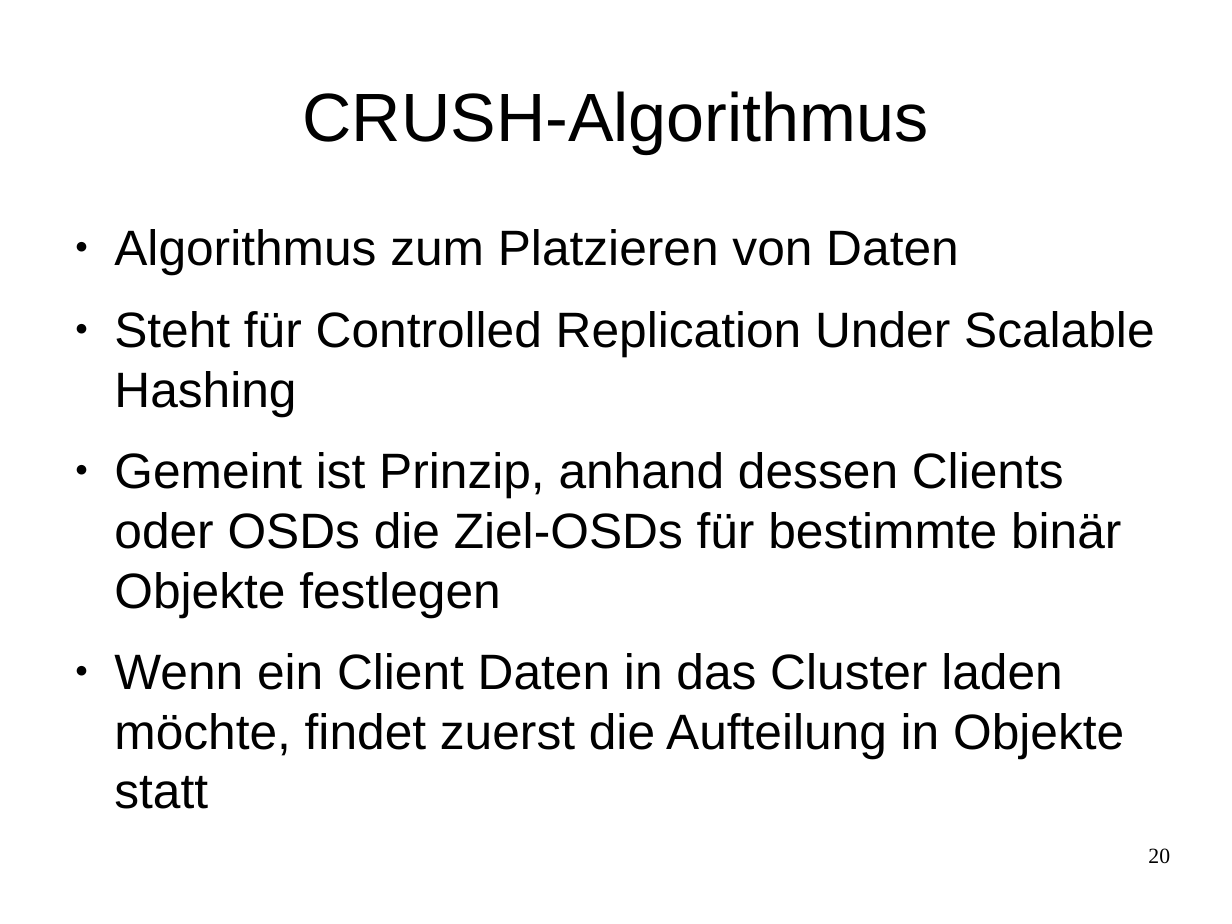
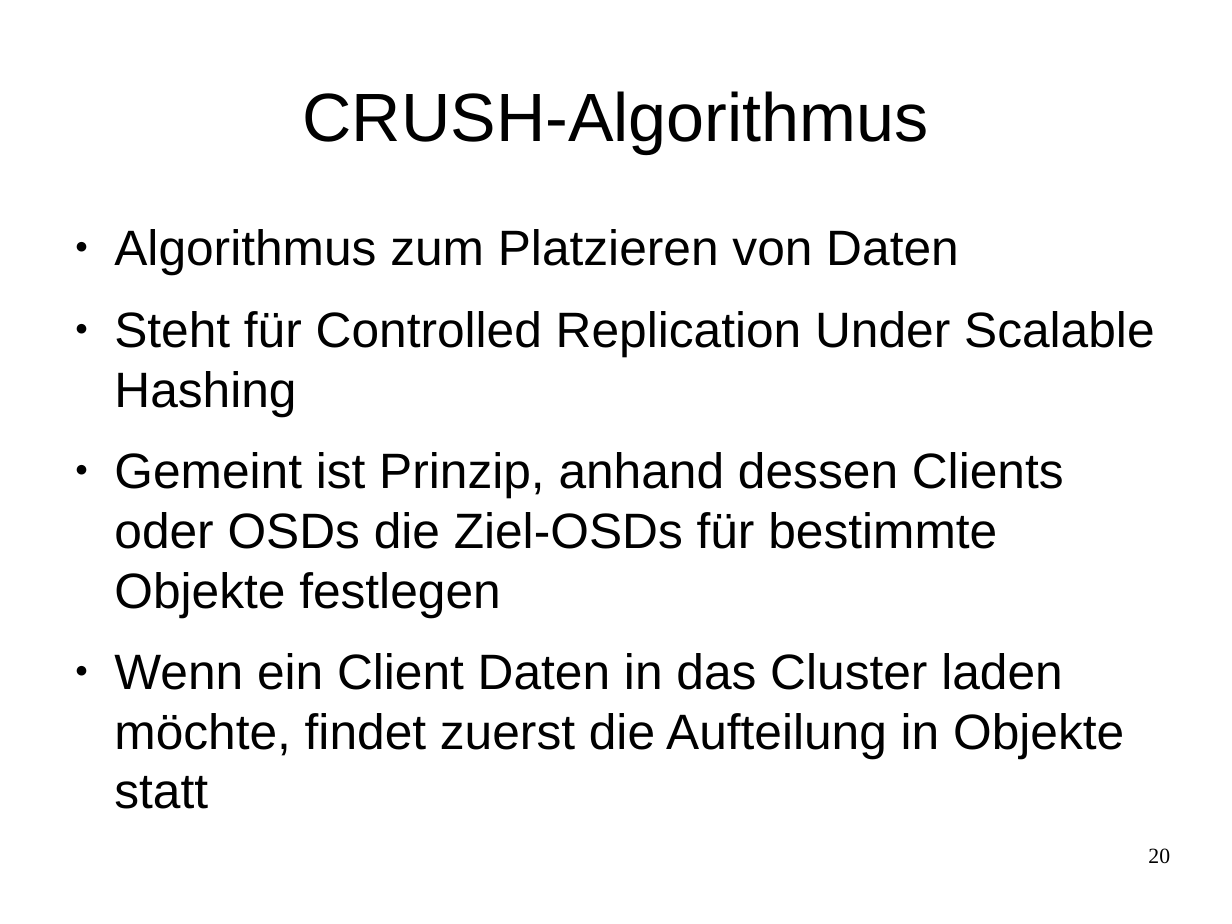
Before and after one commit to celentanos/inora, a slide deck: slide 20 of inora_vortrag_M.odp. Drawn at 1232x924 pixels with LibreOffice and Linux fonts; fonts in the diff are those of the drawing. Boxes give left, top, right and bottom in pixels: in the first picture for what was removed or moved away, otherwise in the second. Text is boxed around its words. In the diff, an @@ line names an element or a change of style, - is before the commit and + after.

```diff
--- a/inora_vortrag_M.odp
+++ b/inora_vortrag_M.odp
@@ text at [114, 452, 1064, 617]: text changed @@
-● Gemeint ist Prinzip, anhand dessen Clients oder OSDs die Ziel-OSDs für bestimmte binär Objekte festlegen
+● Gemeint ist Prinzip, anhand dessen Clients oder OSDs die Ziel-OSDs für bestimmte Objekte festlegen
```
Also in this commit, not shown: 6 other slides changed, 2 other files.
